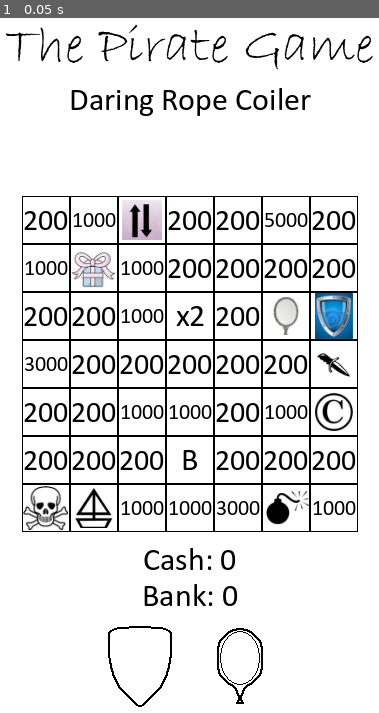
Above: before the commit, frame 1.
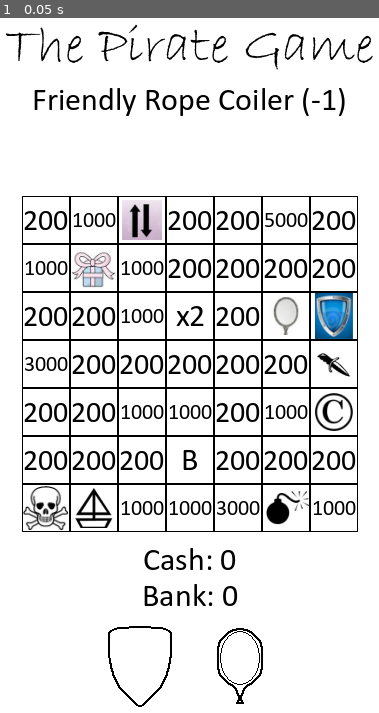
Above: after the commit, the same moment.

Repository: BlockCrafterJ/pirate-game
Game: Godot game, scene res://scenes/game.tscn
The game is run twice, just before and just after one commit, with the same random seed, the same clock (stepped at 60 frames per second) and the same inputs. This scene is started directly instead of the project's main scene.
Inputs:
- Up to frame 1 (0.05 s): no input

The runs differ from the first frame. In frame 1, 1.1% of the frame differs, in the area x 8-92%, y 10-15%.

Commit message:
Modified to work online, changed capitalisation of headers to work with Cloudflare

Diff:
--- a/global.gd
+++ b/global.gd
@@ -1,8 +1,8 @@
 extends Node
 
 var game_ID = 0
-var host = "localhost"
-var port = 8080
+var host = "pirate-game-server.veritatem.space"
+var port = 80
 enum {ROB, KILL, PRESENT, WIPE_OUT, SWAP, CHOOSE_NEXT_SQUARE,
 SHIELD, MIRROR, BOMB, DOUBLE, BANK, M_5000, M_3000, M_1000, M_200}
 
@@ -29,8 +29,6 @@
 	"Gritty",
 	"Daring",
 	"Honest",
-	"Peppy",
-	"Zesty",
 	"Whistling",
 	"Howling",
 	"Tidy",
--- a/project.godot
+++ b/project.godot
@@ -35,4 +35,5 @@
 textures/canvas_textures/default_texture_filter=3
 renderer/rendering_method="gl_compatibility"
 renderer/rendering_method.mobile="gl_compatibility"
+textures/vram_compression/import_etc2_astc=true
 environment/defaults/default_clear_color=Color(1, 1, 1, 1)
--- a/scenes/game.gd
+++ b/scenes/game.gd
@@ -23,6 +23,8 @@
 var player_name_list = []
 var player_ID_list = []
 var player_name_rects = []
+var player_id_to_action := -1
+var skip_next = 0
 @onready var tile_map_cross: TileMapLayer = $TileMapCross
 @onready var tile_map_layer: TileMapLayer = $TileMapLayer
 @onready var name_label: Label = $Control/VBoxContainerTop/Name
@@ -42,7 +44,7 @@
 	err = http.connect_to_host(Global.host, Global.port) # Connect to host/port.
 	assert(err == OK) # Make sure connection is OK.
 
-	print("Connecting...")
+	#print("Connecting...")
 	# Wait until resolved and connected.
 	while http.get_status() == HTTPClient.STATUS_CONNECTING or http.get_status() == HTTPClient.STATUS_RESOLVING:# or not http.get_status() == HTTPClient.STATUS_CONNECTED:
 		http.poll()
@@ -65,10 +67,13 @@
 		"Name: %s" % pirate_name,
 		"Cash: %s" % str(money),
 		"Bank: %s" % str(bank),
-		"Player-action: %s" % str(player_action)
+		"Player-action: %s" % str(player_action),
+		"Player-id-to-action: %s" % str(player_id_to_action),
+		"Shield: %s" % str(shield),
+		"Mirror: %s" % str(mirror)
 	]
 	err = http.request(HTTPClient.METHOD_GET, "/helloworld", out_headers) # Request a page from the site (this one was chunked..)
-	print("Requesting...")
+	#print("Requesting...")
 	while http.get_status() == HTTPClient.STATUS_REQUESTING:
 		# Keep polling for as long as the request is being processed.
 		http.poll()
@@ -116,24 +121,25 @@
 		var text = rb.get_string_from_ascii()
 		#print("Text: ", text)
 
-		if headers.get("Command-type-pirate") == "New-ID":
+		if headers.get("Command-Type-Pirate") == "New-ID":
 			id = int(text)
-		elif headers.get("Command-type-pirate") == "Set-cross-grid":
+		elif headers.get("Command-Type-Pirate") == "Set-cross-grid":
 			old_cross_tile_grid = tile_map_cross.tile_grid
 			tile_map_cross.tile_grid = JSON.parse_string(text)
 		if headers.get("Cash") != null:
-			if money_before != int(headers.get("Cash")):
-				money = int(headers.get("Cash"))
-		if headers.get("Player-name-list") != null:
-			player_name_list = JSON.parse_string(headers.get("Player-name-list"))
-			player_ID_list = JSON.parse_string(headers.get("Player-ID-list"))
-
+			money = int(headers.get("Cash"))
+		if headers.get("Player-Name-List") != null:
+			player_name_list = JSON.parse_string(headers.get("Player-Name-List"))
+			player_ID_list = JSON.parse_string(headers.get("Player-ID-List"))
+		if headers.get("Skip-Next") != null:
+			skip_next += int(headers.get("Skip-Next"))
+		#if headers.get("Mirror") != null and headers.get("Shield") != null:
+		#	shield = bool(headers.get("Shield").lower())
 
 		#print(text)
 
 func _ready() -> void:
 	pirate_name = Global.pirate_adjectives.pick_random() + " " + Global.pirate_nouns.pick_random()
-	name_label.text = pirate_name
 	connect_loop()
 
 func connect_loop():
@@ -145,6 +151,7 @@
 		await get_tree().create_timer(0.3).timeout
 
 func _process(delta: float) -> void:
+	name_label.text = pirate_name + " (" + str(id) + ")"
 	cash_label.text = "Cash: %s" % str(money)
 	bank_label.text = "Bank: %s" % str(bank)
 	var different_squares = []
@@ -156,55 +163,59 @@
 						different_squares.append([x,y])
 	old_cross_tile_grid = tile_map_cross.tile_grid
 	if len(different_squares) > 0:
-		for square in different_squares:
-			var tile_type : int = tile_map_layer.tile_grid[square[0]][square[1]]
-			player_action = -1
-			if tile_type == Global.M_200:
-				money += 200
-			elif tile_type == Global.M_1000:
-				money += 1000
-			elif tile_type == Global.M_3000:
-				money += 3000
-			elif tile_type == Global.M_5000:
-				money += 5000
-			elif tile_type == Global.BANK:
-				bank = money
-				money = 0
-			elif tile_type == Global.DOUBLE:
-				money *= 2
-			elif tile_type == Global.BOMB:
-				money = 0
-			elif tile_type == Global.MIRROR:
-				mirror = true
-			elif tile_type == Global.SHIELD:
-				shield = true
-			elif tile_type == Global.ROB:
-				player_action = Global.ROB
-			elif tile_type == Global.KILL:
-				player_action = Global.KILL
-			elif tile_type == Global.WIPE_OUT:
-				player_action = Global.WIPE_OUT
-			elif tile_type == Global.SWAP:
-				player_action = Global.SWAP
-			elif tile_type == Global.CHOOSE_NEXT_SQUARE:
-				player_action = Global.CHOOSE_NEXT_SQUARE
-			elif tile_type == Global.PRESENT:
-				player_action = Global.PRESENT
+		if skip_next == 0:
+			for square in different_squares:
+				var tile_type : int = tile_map_layer.tile_grid[square[0]][square[1]]
+				player_action = -1
+				player_id_to_action = -1
+				if tile_type == Global.M_200:
+					money += 200
+				elif tile_type == Global.M_1000:
+					money += 1000
+				elif tile_type == Global.M_3000:
+					money += 3000
+				elif tile_type == Global.M_5000:
+					money += 5000
+				elif tile_type == Global.BANK:
+					bank = money
+					money = 0
+				elif tile_type == Global.DOUBLE:
+					money *= 2
+				elif tile_type == Global.BOMB:
+					money = 0
+				elif tile_type == Global.MIRROR:
+					mirror = true
+				elif tile_type == Global.SHIELD:
+					shield = true
+				elif tile_type == Global.ROB:
+					player_action = Global.ROB
+				elif tile_type == Global.KILL:
+					player_action = Global.KILL
+				elif tile_type == Global.WIPE_OUT:
+					player_action = Global.WIPE_OUT
+				elif tile_type == Global.SWAP:
+					player_action = Global.SWAP
+				elif tile_type == Global.CHOOSE_NEXT_SQUARE:
+					player_action = Global.CHOOSE_NEXT_SQUARE
+				elif tile_type == Global.PRESENT:
+					player_action = Global.PRESENT
+		else:
+			skip_next -= 1
 
 	#print("Checkpoint1")
-	if player_action != -1:
+	if player_action != -1 and player_id_to_action == -1 and player_action != Global.CHOOSE_NEXT_SQUARE:
 		#print("Checkpoint2")
 		match player_action:
 			Global.ROB:
 				picker_name.text = "Rob someone"
 			Global.KILL:
-				picker_name.text = "Kill someone"#
+				picker_name.text = "Kill someone"
 			Global.WIPE_OUT:
 				picker_name.text = "Skip someone's turn"
 			Global.SWAP:
 				picker_name.text = "Swap money with someone"
 			Global.PRESENT:
-				picker_name.text = "Give someone a present"
+				picker_name.text = "Give someone a present (1000)"
 		if player_name_list != [] and player_previous_action != player_action:
 			player_previous_action = player_action
 			picker.set_process(true)
@@ -212,7 +223,7 @@
 			for i in range(len(player_name_list)):
 				var name_rect = PLAYER_NAME_RECT.instantiate()
 				picker_v_box_container.add_child(name_rect)
-				print(player_name_list[i])
+				#print(player_name_list[i])
 				name_rect.set_text_name(player_name_list[i], str(int(player_ID_list[i])))
 				player_name_rects.append(name_rect)
 	else:
--- a/scenes/game.tscn
+++ b/scenes/game.tscn
@@ -229,6 +229,7 @@
 }
 
 [node name="Picker" type="Control" parent="."]
+visible = false
 z_index = 3
 layout_mode = 3
 anchors_preset = 15
--- a/scenes/host.gd
+++ b/scenes/host.gd
@@ -27,6 +27,7 @@
 	# Some headers
 	var out_headers = [
 		"User-Agent: Pirulo/1.0 (Godot)",
+		"Content-Type: text/html",
 		"Accept: */*",
 		"Pirate-type: Host",
 		"ID: %s" % str(game_id),
@@ -85,10 +86,10 @@
 		var text = rb.get_string_from_ascii()
 		#print("Text: ", text)
 
-		if headers.get("Command-type-pirate") == "New-ID":
+		if headers.get("Command-Type-Pirate") == "New-ID":
 			game_id = int(text)
 			label_code.text = "Code: %s" % text
-		elif headers.get("Command-type-pirate") == "Set-cross-grid":
+		elif headers.get("Command-Type-Pirate") == "Set-cross-grid":
 			tile_map_host.tile_grid = JSON.parse_string(text)
 
 		#print(text)
--- a/scenes/pin_input.gd
+++ b/scenes/pin_input.gd
@@ -84,7 +84,7 @@
 		var text = rb.get_string_from_ascii()
 		#print("Text: ", text)
 
-		if headers.get("ID-exists") == "Yes":
+		if headers.get("Id-Exists") == "Yes":
 			Global.game_ID = game_ID_test
 			switch_to_game = true
 		else:
--- a/scenes/player_name_rect.gd
+++ b/scenes/player_name_rect.gd
@@ -1,7 +1,13 @@
 extends ColorRect
 
 @onready var label: Label = $Label
+var id := 0
 
 # Called when the node enters the scene tree for the first time.
 func set_text_name(player_name, ID) -> void:
+	id = int(ID)
 	label.text = player_name + " (" + ID + ")"
+
+
+func _on_button_pressed() -> void:
+	$"/root/Game".player_id_to_action = id
--- a/scenes/player_name_rect.tscn
+++ b/scenes/player_name_rect.tscn
@@ -84,3 +84,5 @@
 theme_override_styles/pressed = SubResource("StyleBoxFlat_sb4bd")
 theme_override_styles/normal = SubResource("StyleBoxFlat_j1yrd")
 text = "Select"
+
+[connection signal="pressed" from="Button" to="." method="_on_button_pressed"]
Binary file added: export-host-web-0.1/pirate-game-server.apple-touch-icon.png
Not shown, added: export-host-web-0.1/pirate-game-server.apple-touch-icon.png.import
Binary file added: export-host-web-0.1/pirate-game-server.icon.png
Not shown, added: export-host-web-0.1/pirate-game-server.icon.png.import
Binary file added: export-host-web-0.1/pirate-game-server.png
Not shown, added: export-host-web-0.1/pirate-game-server.png.import
Binary file added: export-web-0.1/pirate-game-server.apple-touch-icon.png
Not shown, added: export-web-0.1/pirate-game-server.apple-touch-icon.png.import
Binary file added: export-web-0.1/pirate-game-server.icon.png
Not shown, added: export-web-0.1/pirate-game-server.icon.png.import
Binary file added: export-web-0.1/pirate-game-server.png
Not shown, added: export-web-0.1/pirate-game-server.png.import
(and 15 more such lines)
